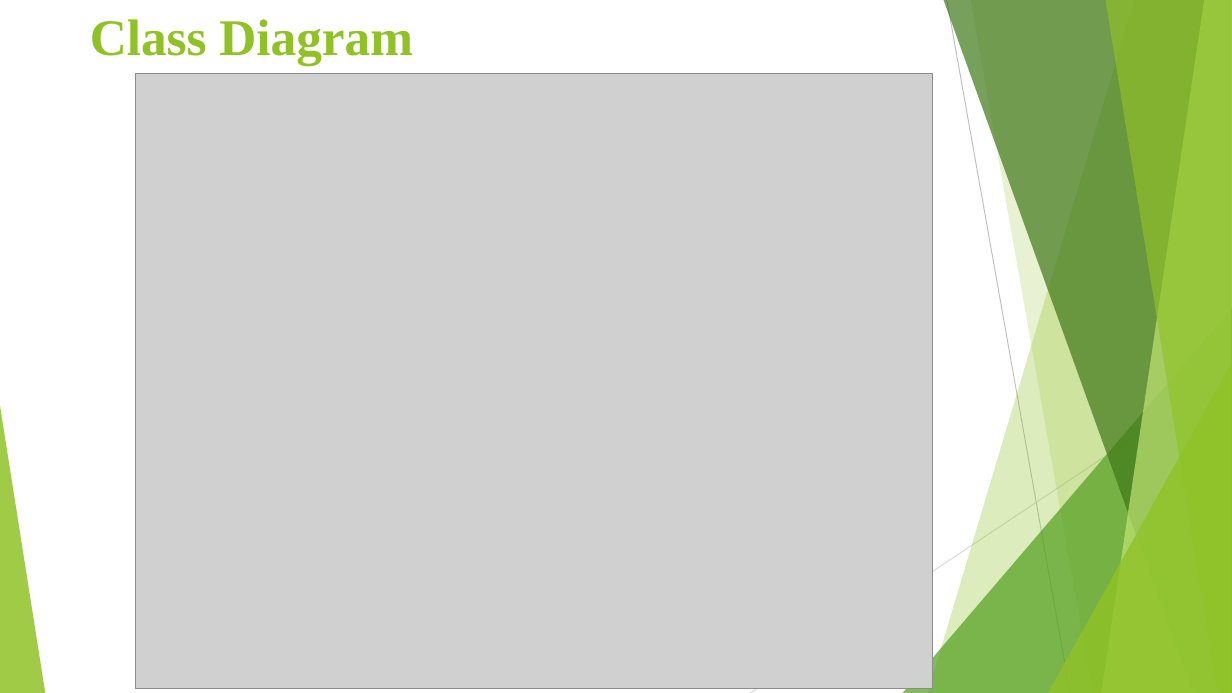
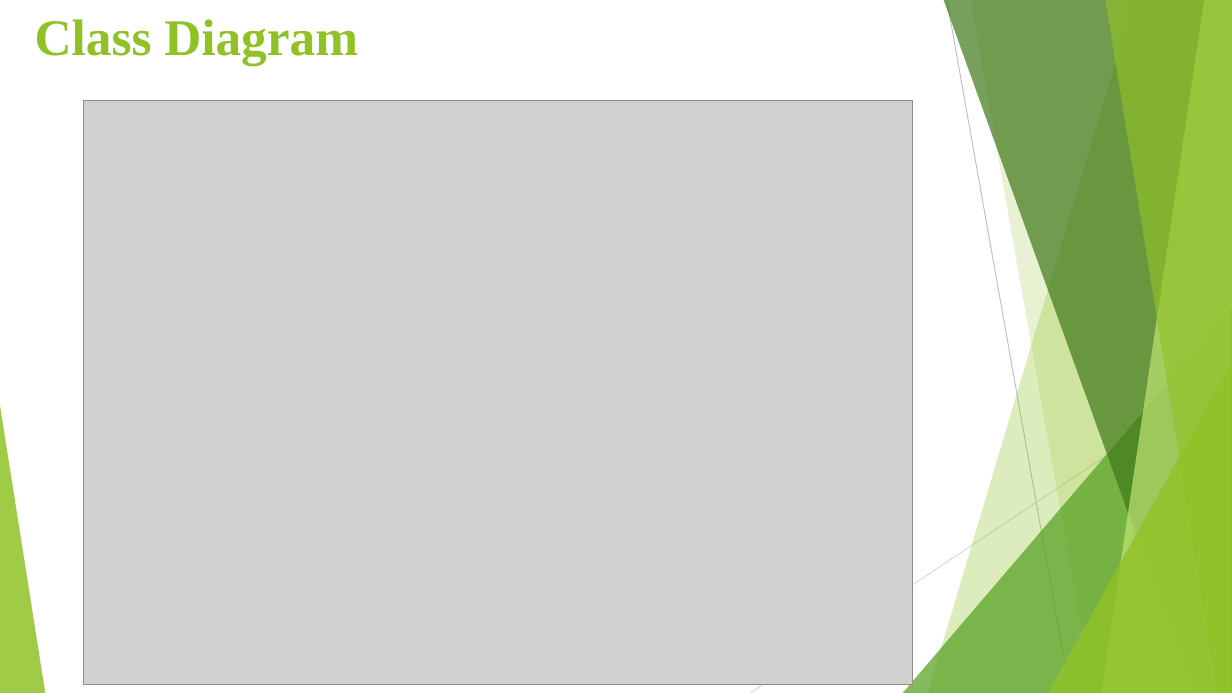
Before and after one commit to niguskidane/AirLine-Flight-Booking-System, a slide deck: slide 6 of Airline Flight-Booking-System.pptx (slide 12 before the commit). Drawn at 1232x693 pixels with LibreOffice and Linux fonts; fonts in the diff are those of the drawing; grey boxes stand for pictures. Boxes give left, top, right and bottom in pixels: in the first picture for what was removed or moved away, otherwise in the second. Text is boxed around its words. In the diff, an @@ line names an element or a change of style, - is before the commit and + after.

```diff
--- a/Airline Flight-Booking-System.pptx
+++ b/Airline Flight-Booking-System.pptx
@@ text "Class Diagram": place and size @@
-text "Class Diagram" at bbox=[90, 19, 413, 66]
+text "Class Diagram" at bbox=[35, 19, 358, 66]
@@ picture: place and size @@
-picture at bbox=[136, 73, 933, 688]
+picture at bbox=[84, 100, 912, 684]
```
Also in this commit, not shown: 4 other slides changed, 4 slides added, 3 slides removed.
